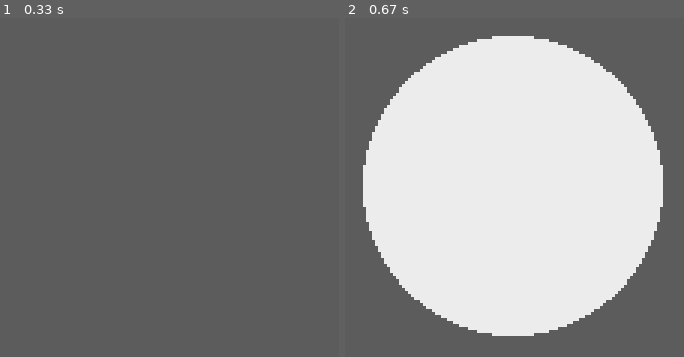
Above: before the commit, frames 1-2 (left to right).
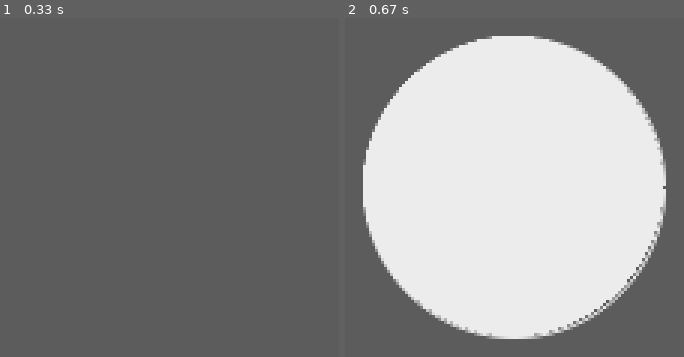
Above: after the commit, the same moments.

Repository: nchpmn/S-kuru
Game: pygame game, started from 02_Prototypes/01_MouseTracking.py
Two runs of this game, one before a commit and one after it. Both use one fixed random seed, a clock stepped at 60 frames per second and the inputs below.
Inputs (mouse positions are in pixels of both pictures, inside the frame that each line leads up to):
- Up to frame 1 (0.33 s): no input
- Up to frame 2 (0.67 s): click (514, 187) at 0.38 s

Frame 1 is identical in both runs. In frame 2, 2.2% of the frame differs, in the area x 5-95%, y 5-95%.

Commit message:
AA Not working... no gfx draw, says IDLE

Diff:
--- a/02_Prototypes/01_MouseTracking.py
+++ b/02_Prototypes/01_MouseTracking.py
@@ -9,6 +9,7 @@
 # Functions ------------------------------------------------------------------
 def paintCircle(pos):
     pygame.draw.circle(screen, (236,236,236), pos, 50)
+    pygame.gfxdraw.aacircle(screen, pos[0], pos[1], 50, (236,236,236))
 
 
 # Main -----------------------------------------------------------------------
